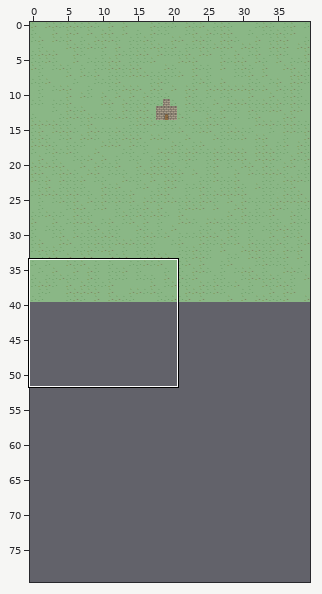
Two versions of a level (Tiled map, Content/Maps/map.tmx). The picture above shows the old version from afar; the outline marks the close-up.
Close-up. The starting point:
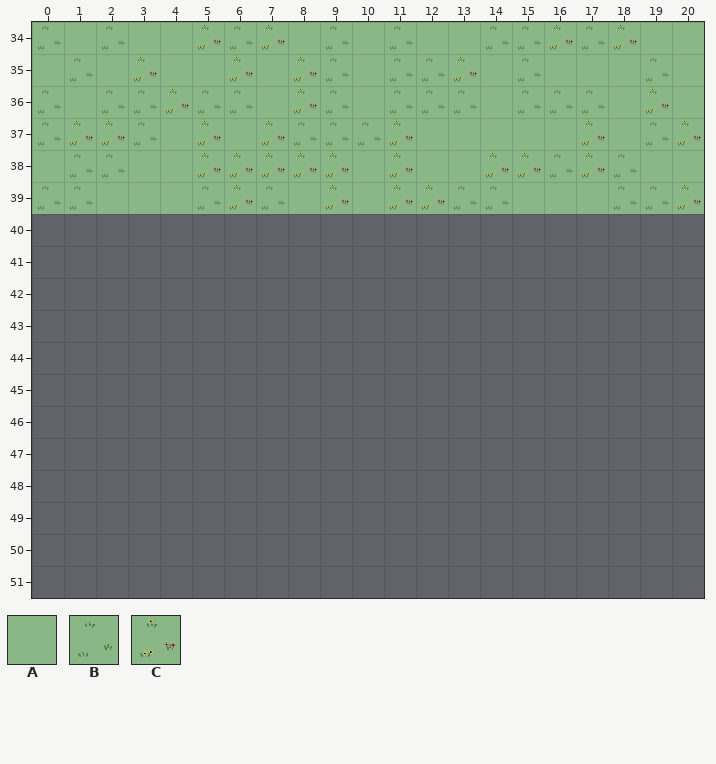
Cells are 64x64 px. Shown: x 0..20, y 34..51. The commit also changed other parts of the map, which this record leaves out. The old version is drawn lined up with the new one.
Key: from "tilemap": A 0, B 1, C 2.
_ is an empty cell.
Layers that did not change in this view are not listed.
Layer "ground" before, first column x 0:
36 BABBCBBACBABBBABBBACA
37 BCCBACACBBBCAAAAACABC
38 ABBAACCCCCACAACCBCBAA
39 BBAAABCBACACCBBAAABBC
40 _____________________
41 _____________________
42 _____________________
43 _____________________
44 _____________________
45 _____________________
46 _____________________
47 _____________________
48 _____________________
49 _____________________
50 _____________________
51 _____________________
The result:
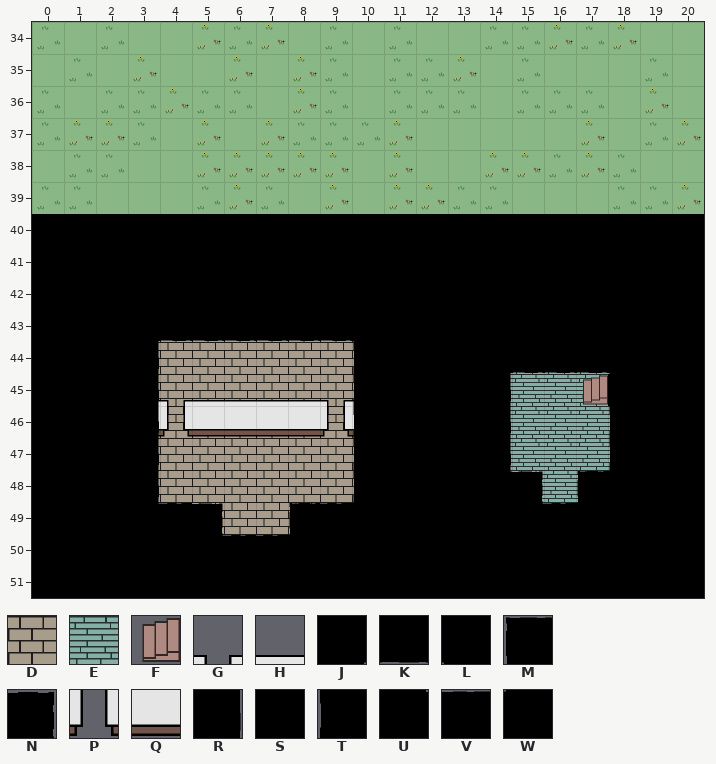
Further tiles: from "tilemap": D 3, E 4, F 5, G 9, H 11, J 12, K 13, L 14, M 15, N 16, P 21, Q 23, R 24, S 25, T 26, U 36, V 37, W 38.
Tiles of an added or newly shown layer are drawn over the layers below it.
The edit:
Changed rows in their new state; . is an unchanged cell.
map size 40x40 -> 40x80 cells
Layer "ground":
first column x 3:
43 DDDDDDDD........
44 DDDDDDDD...EEEEE
45 DDDDDDDD...EEEE.
46 DDDDDDDD...EEEEE
47 DDDDDDDD...EEEEE
48 DDDDDDDD...EEEEE
49 DDDDDDDD....EEE.
50 ..DDDD..........
Layer "furniture_under" (added):
first column x 3:
44 ...............F
45 ..............F.
46 Q......Q.......F
Layer "furniture_over" (added):
first column x 3:
45 HGHHHHGH
46 .PQQQQP.
Layer "overlay":
first column x 0:
40 SSSSSSSSSSSSSSSSSSSSS
41 SSSSSSSSSSSSSSSSSSSSS
42 SSSSSSSSSSSSSSSSSSSSS
43 SSSJKKKKKKLSSSSSSSSSS
44 SSSR......TSSSJKKKLSS
45 SSSR......TSSSR...SSS
46 SSSR......TSSSR...TSS
47 SSSR......TSSSR...TSS
48 SSSR......TSSSUN.MWSS
49 SSSUVN..MVWSSSSUVWSSS
50 SSSSSUVVWSSSSSSSSSSSS
51 SSSSSSSSSSSSSSSSSSSSS
Where, in picture pixels (left, top, right, bottom), the same in both close-ups:
added: (32, 214, 704, 598)
